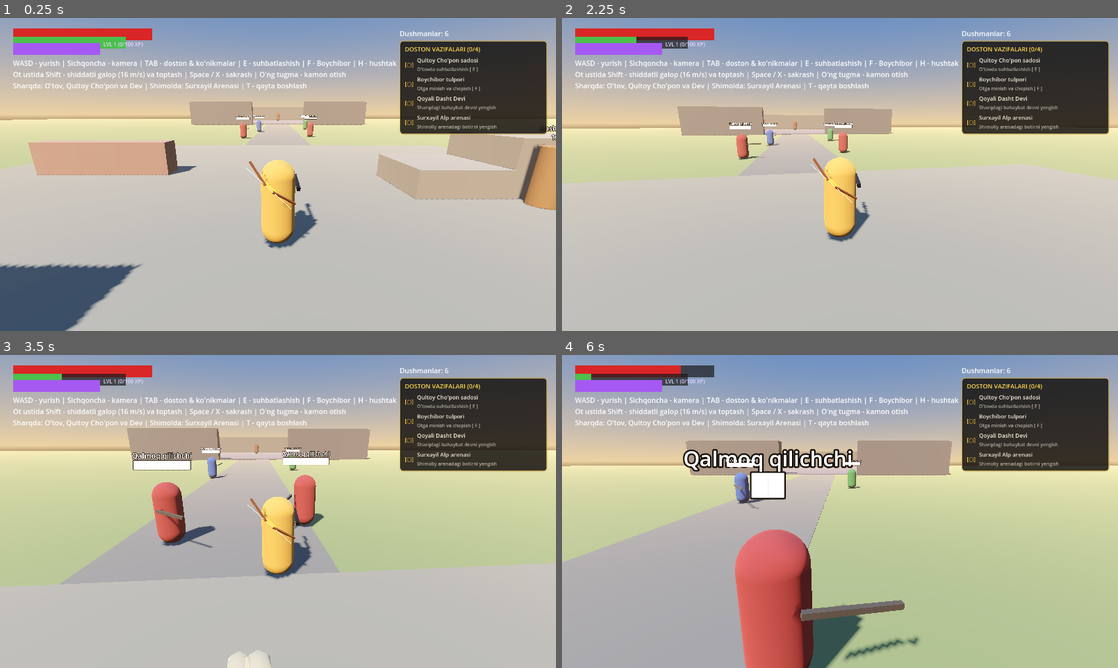
Above: before the commit, frames 1-4 (two rows, left to right).
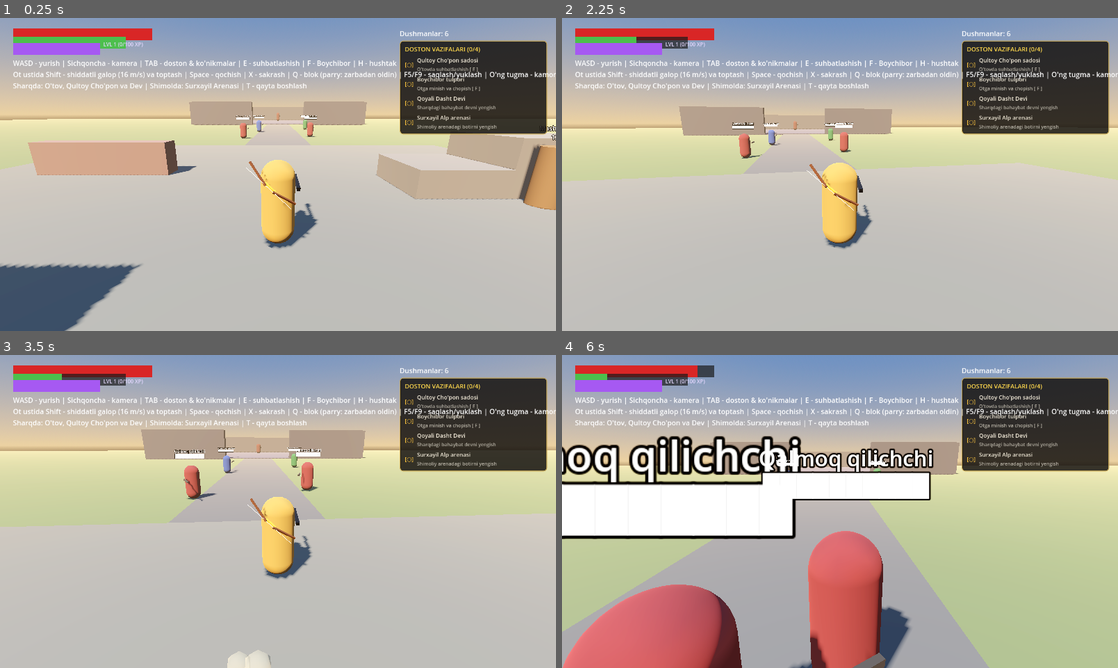
Above: after the commit, the same moments.

Repository: sardorergashev09uzb-commits/yangi
Game: Godot game, scene res://scenes/main.tscn
Two runs of this game, one before a commit and one after it. Both use one fixed random seed, a clock stepped at 60 frames per second and the inputs below.
Inputs (mouse positions are in pixels of both pictures, inside the frame that each line leads up to):
- Up to frame 1 (0.25 s): no input
- Up to frame 2 (2.25 s): tap Enter at 0.5 s; move the mouse to (867, 174) at 0.52 s; hold Right mouse button (aim) 0.53-1.28 s; hold W (move_forward) from 0.53 s (still down); click (867, 174) at 0.67 s; tap X (jump) at 0.77, 1.52 s; tap Space (dodge) at 0.8, 1.35 s; move the mouse to (812, 174) at 1.27 s; tap Q (block, bound only after the commit) at 1.55 s; move the mouse to (851, 168) at 2.02 s; hold Q (block, bound only after the commit) from 2.03 s (still down)
- Up to frame 3 (3.5 s): keep holding W (move_forward); right-click (289, 505) at 2.3 s; move the mouse to (272, 517) at 2.77 s; release Q (block, bound only after the commit) at 2.78 s; right-click (272, 517) at 2.85 s; click (272, 517) at 2.92 s; tap X (jump) at 3.02 s; tap Space (dodge) at 3.05 s
- Up to frame 4 (6 s): move the mouse to (878, 514) at 3.52 s; hold Q (block, bound only after the commit) 3.53-4.28 s; tap R (attack_heavy) at 3.6 s; tap X (jump) at 3.77, 4.52 s; move the mouse to (795, 508) at 4.27 s; click (795, 508) at 4.35 s; right-click (795, 508) at 4.55 s; move the mouse to (845, 511) at 5.02 s; tap Space (dodge) at 5.1 s; click (845, 511) at 5.17 s; move the mouse to (817, 505) at 5.77 s; release W (move_forward) at 5.78 s; hold D (move_right) from 5.78 s (still down); tap F (interact) at 5.85 s

The runs differ from the first frame. In frame 1, 0.5% of the frame differs, in the area x 38-100%, y 17-20%; in frame 2, 2.3%; in frame 3, 15%; in frame 4, 43%, in the area x 0-100%, y 3-100%.

Commit message:
10-bosqich: Blok va parry tizimi (Q), saqlash/yuklash (F5/F9, avtosaqlash), yangi testlar

Diff:
--- a/project.godot
+++ b/project.godot
@@ -13,6 +13,7 @@
 InputSetup="*res://scripts/autoload/input_setup.gd"
 FX="*res://scripts/autoload/fx.gd"
 Audio="*res://scripts/autoload/audio_manager.gd"
+SaveGame="*res://scripts/autoload/save_game.gd"
 
 [display]
 
--- a/scripts/autoload/input_setup.gd
+++ b/scripts/autoload/input_setup.gd
@@ -15,6 +15,7 @@
 	_action("sprint", [_key(KEY_SHIFT)], [_button(JOY_BUTTON_LEFT_STICK)])
 	_action("attack_light", [_mouse(MOUSE_BUTTON_LEFT)], [_button(JOY_BUTTON_X), _axis(JOY_AXIS_TRIGGER_RIGHT, 1.0)])
 	_action("attack_heavy", [_key(KEY_R)], [_button(JOY_BUTTON_Y)])
+	_action("block", [_key(KEY_Q)], [_button(JOY_BUTTON_LEFT_SHOULDER)])
 	_action("aim", [_mouse(MOUSE_BUTTON_RIGHT)], [_axis(JOY_AXIS_TRIGGER_LEFT, 1.0)])
 	_action("interact", [_key(KEY_F)], [_button(JOY_BUTTON_Y)])
 	_action("talk", [_key(KEY_E)], [_button(JOY_BUTTON_X)])
--- /dev/null
+++ b/scripts/autoload/save_game.gd
@@ -0,0 +1,157 @@
+extends Node
+## Saqlash tizimi: F5 - tezkor saqlash, F9 - yuklash. Vazifa bajarilganda va level oshganda avtomatik saqlanadi.
+## Saqlanadi: level/XP/ko'nikmalar, vazifalar, o'yinchi joyi va salomatligi.
+
+const SAVE_PATH := "user://alpomish_save.json"
+const VERSION := 1
+
+var _connected := false
+var _poll := 0.0
+
+
+func _process(delta: float) -> void:
+	if _connected:
+		return
+	_poll += delta
+	if _poll < 0.5:
+		return
+	_poll = 0.0
+	var q := get_tree().get_first_node_in_group("quest_system")
+	var p := get_tree().get_first_node_in_group("progression")
+	if q == null or p == null:
+		return
+	q.quest_state_changed.connect(func(_id: String, _done: bool) -> void: _autosave.call_deferred())
+	p.level_up.connect(func(_l: int, _s: int) -> void: _autosave.call_deferred())
+	_connected = true
+
+
+func _unhandled_input(event: InputEvent) -> void:
+	if event is InputEventKey and event.pressed and not event.echo:
+		if event.keycode == KEY_F5:
+			if save_game():
+				_banner("O'YIN SAQLANDI", "Tezkor saqlash [ F5 ] | Yuklash [ F9 ]")
+		elif event.keycode == KEY_F9:
+			if load_game():
+				_banner("O'YIN YUKLANDI", "Saqlangan holatdan davom etmoqdasiz")
+			else:
+				_banner("SAQLASH TOPILMADI", "Avval [ F5 ] bilan saqlang")
+
+
+func has_save() -> bool:
+	return FileAccess.file_exists(SAVE_PATH)
+
+
+func collect_state() -> Dictionary:
+	var data := {"version": VERSION}
+	var prog = get_tree().get_first_node_in_group("progression")
+	if prog:
+		data["progression"] = {
+			"level": prog.level, "xp": prog.xp, "next_level_xp": prog.next_level_xp,
+			"skill_points": prog.skill_points, "unlocked_skills": prog.unlocked_skills.duplicate(),
+		}
+	var qs = get_tree().get_first_node_in_group("quest_system")
+	if qs:
+		var done := {}
+		for id in qs.quests.keys():
+			done[id] = qs.quests[id].completed
+		data["quests"] = done
+	var player = get_tree().get_first_node_in_group("player")
+	if player:
+		var pos: Vector3 = player.global_position
+		data["player"] = {"pos": [pos.x, pos.y, pos.z], "health": player.health}
+	return data
+
+
+func save_game() -> bool:
+	var f := FileAccess.open(SAVE_PATH, FileAccess.WRITE)
+	if f == null:
+		push_warning("Saqlab bo'lmadi: %s" % error_string(FileAccess.get_open_error()))
+		return false
+	f.store_string(JSON.stringify(collect_state()))
+	return true
+
+
+func read_save() -> Dictionary:
+	if not has_save():
+		return {}
+	var parsed = JSON.parse_string(FileAccess.get_file_as_string(SAVE_PATH))
+	return parsed if parsed is Dictionary else {}
+
+
+func load_game() -> bool:
+	var data := read_save()
+	if data.is_empty():
+		return false
+	apply_state(data)
+	return true
+
+
+func apply_state(data: Dictionary) -> void:
+	var player = get_tree().get_first_node_in_group("player")
+	var prog = get_tree().get_first_node_in_group("progression")
+	var qs = get_tree().get_first_node_in_group("quest_system")
+
+	if prog and data.has("progression"):
+		var d: Dictionary = data["progression"]
+		prog.level = int(d.get("level", 1))
+		prog.xp = int(d.get("xp", 0))
+		prog.next_level_xp = int(d.get("next_level_xp", 100))
+		prog.skill_points = int(d.get("skill_points", 0))
+		# Ko'nikmalarni noldan qayta qo'llash (statlar ikki marta oshib ketmasligi uchun)
+		if player:
+			player.max_health = 100.0
+			player.max_stamina = 100.0
+			player.stamina_regen = 28.0
+		var saved: Dictionary = d.get("unlocked_skills", {})
+		for sid in prog.unlocked_skills.keys():
+			prog.unlocked_skills[sid] = bool(saved.get(sid, false))
+			if prog.unlocked_skills[sid]:
+				prog._apply_skill_to_player(sid)
+		prog.xp_gained.emit(prog.xp, prog.next_level_xp)
+
+	if qs and data.has("quests"):
+		var done: Dictionary = data["quests"]
+		for id in qs.quests.keys():
+			var c := bool(done.get(id, false))
+			qs.quests[id].completed = c
+			qs.quest_state_changed.emit(id, c)
+		_sync_world(qs)
+
+	if player and data.has("player"):
+		var pd: Dictionary = data["player"]
+		var p: Array = pd.get("pos", [0, 0.1, 0])
+		player.global_position = Vector3(p[0], p[1] + 0.2, p[2])
+		player.velocity = Vector3.ZERO
+		player.health = clampf(float(pd.get("health", player.max_health)), 1.0, player.max_health)
+		player.stamina = player.max_stamina
+		player.health_changed.emit(player.health, player.max_health)
+		player.stamina_changed.emit(player.stamina, player.max_stamina)
+		if player.rig:
+			player.rig.global_position = player.global_position + Vector3.UP * player.rig.height
+
+
+## Yengilgan dushmanlar dunyoda qayta paydo bo'lmasligi uchun
+func _sync_world(qs: Node) -> void:
+	var arena := get_tree().current_scene
+	if arena == null:
+		return
+	if qs.is_quest_completed("boss"):
+		var boss = arena.get("_boss")
+		if boss and is_instance_valid(boss):
+			boss.queue_free()
+		if arena.has_method("_on_boss_defeated"):
+			arena._on_boss_defeated()
+	if qs.is_quest_completed("giant"):
+		var giant = arena.get("_giant")
+		if giant and is_instance_valid(giant):
+			giant.queue_free()
+
+
+func _autosave() -> void:
+	save_game()
+
+
+func _banner(title: String, sub: String) -> void:
+	var qs = get_tree().get_first_node_in_group("quest_system")
+	if qs:
+		qs.banner_requested.emit(title, sub)
--- a/scripts/enemies/enemy.gd
+++ b/scripts/enemies/enemy.gd
@@ -372,6 +372,24 @@
 	_timer = 0.7 if knockback >= 8.0 else 0.4
 
 
+## Parry: dushman muvozanatini yo'qotadi va uzoqroq larzaga tushadi
+func get_parried(from_pos: Vector3) -> void:
+	if state == State.DEAD:
+		return
+	_release_token()
+	_weapon.rotation_degrees.x = 0.0
+	_mat.emission_energy_multiplier = 0.0
+	var away := global_position - from_pos
+	away.y = 0.0
+	if away.length() > 0.01:
+		away = away.normalized()
+		velocity.x = away.x * 4.0
+		velocity.z = away.z * 4.0
+	FX.popup(global_position + Vector3.UP * 2.3, 0.0, Color(0.5, 0.9, 1.0))
+	state = State.STAGGER
+	_timer = 1.3
+
+
 func _die() -> void:
 	state = State.DEAD
 	_release_token()
--- a/scripts/player/player.gd
+++ b/scripts/player/player.gd
@@ -7,7 +7,7 @@
 signal died
 signal respawned
 
-enum State { NORMAL, DODGE, ATTACK, HURT, DEAD }
+enum State { NORMAL, DODGE, ATTACK, HURT, DEAD, BLOCK }
 
 # Jang ma'lumotlari: vaqtlar soniyada. swing: 0 - chapga, 1 - o'ngga, 2 - tepadan pastga
 const LIGHT_COMBO := [
@@ -18,6 +18,10 @@
 const HEAVY := {"damage": 50.0, "windup": 0.38, "active": 0.16, "recover": 0.48, "lunge": 5.0, "swing": 2, "cost": 25.0}
 const BOW_DRAW_TIME := 0.8
 const BOW_COST := 8.0
+const PARRY_WINDOW := 0.2      # Blok boshlanishidan keyingi "parry" oynasi (soniya)
+const BLOCK_REDUCTION := 0.25  # Blokda o'tadigan zarar ulushi
+const BLOCK_STAMINA_MULT := 0.9
+const BLOCK_ARC_DEG := 110.0   # Old tomondan himoya burchagi
 
 @export_group("Harakat")
 @export var run_speed := 5.5
@@ -72,6 +76,10 @@
 var _buffer_light := 0.0
 var _buffer_heavy := 0.0
 var _drawing := false
+var _block_time := 0.0
+var is_blocking: bool:
+	get:
+		return state == State.BLOCK
 
 var _bow_back: Node3D
 var _bow_hand: Node3D
@@ -122,6 +130,8 @@
 			_attack_tick(delta)
 		State.HURT:
 			_hurt(delta)
+		State.BLOCK:
+			_block(delta)
 		State.DEAD:
 			velocity.x = 0.0
 			velocity.z = 0.0
@@ -179,6 +189,11 @@
 		_try_mount_horse()
 	elif Input.is_action_just_pressed("whistle"):
 		_whistle_horse()
+
+	if Input.is_action_pressed("block") and not aiming and is_on_floor() and stamina >= 1.0:
+		_cancel_bow()
+		_start_block()
+		return
 
 	if aiming:
 		_bow(delta)
@@ -471,6 +486,93 @@
 		weapon.rotation_degrees = end.lerp(Vector3.ZERO, t)
 
 
+# ---------------------------------------------------------------- Blok va parry
+
+func _start_block() -> void:
+	state = State.BLOCK
+	_block_time = 0.0
+	_face(_cam_forward(), 1.0 / 60.0, true)
+
+
+func _block(delta: float) -> void:
+	_block_time += delta
+	_face(_cam_forward(), delta, true)
+	velocity.x = move_toward(velocity.x, 0.0, 40.0 * delta)
+	velocity.z = move_toward(velocity.z, 0.0, 40.0 * delta)
+	velocity.y -= gravity * delta
+	model.scale = Vector3(1.0, 0.92, 1.0) if _block_time > PARRY_WINDOW else Vector3(1.05, 0.96, 1.05)
+	# Blokdan qochish
+	if Input.is_action_just_pressed("dodge") and stamina >= dodge_cost and is_on_floor():
+		_end_block()
+		var di := Input.get_vector("move_left", "move_right", "move_forward", "move_back")
+		var dd := Vector3(di.x, 0.0, di.y).rotated(Vector3.UP, rig.yaw)
+		_start_dodge(dd if dd.length() > 0.1 else -_cam_forward())
+		return
+	if not Input.is_action_pressed("block") or stamina < 1.0 or not is_on_floor():
+		_end_block()
+
+
+func _end_block() -> void:
+	if state == State.BLOCK:
+		state = State.NORMAL
+	model.scale = Vector3.ONE
+
+
+## Zarba old tomondan kelganmi (himoya burchagi ichida)
+func _covers(from_pos: Vector3) -> bool:
+	var to := from_pos - global_position
+	to.y = 0.0
+	if to.length() < 0.05:
+		return true
+	var facing := Vector3(-sin(model.rotation.y), 0.0, -cos(model.rotation.y))
+	return facing.angle_to(to) <= deg_to_rad(BLOCK_ARC_DEG * 0.5)
+
+
+## Blok/parry hisobga olingandan keyin o'yinchiga o'tadigan zarar miqdori.
+func _try_block(amount: float, from_pos: Vector3) -> float:
+	if state != State.BLOCK or not _covers(from_pos):
+		return amount
+	var spark_pos := global_position + Vector3(0, 1.1, 0) + (from_pos - global_position).normalized() * 0.6
+	if _block_time <= PARRY_WINDOW:
+		# Mukammal parry: zarar yo'q, hujum qilgan dushman larzaga tushadi
+		FX.hit_stop(0.12)
+		FX.sparks(spark_pos, Vector3.UP, Color(0.5, 0.9, 1.0), 22)
+		FX.popup(global_position + Vector3.UP * 2.3, 0.0, Color(0.5, 0.9, 1.0))
+		Audio.play_heavy_hit()
+		rig.shake(0.2)
+		stamina = minf(stamina + 15.0, max_stamina)
+		stamina_changed.emit(stamina, max_stamina)
+		_stagger_attacker(from_pos)
+		return 0.0
+	var cost := amount * BLOCK_STAMINA_MULT
+	FX.hit_stop(0.05)
+	FX.sparks(spark_pos, Vector3.UP, Color(1.0, 0.9, 0.6), 10)
+	Audio.play_hit()
+	rig.shake(0.15)
+	if stamina >= cost:
+		_use_stamina(cost)
+		return 0.0  # Kuch yetarli: zarar to'liq to'sildi
+	# Himoya sinishi: kuch tugaydi, zarar qisman o'tadi
+	var leftover := amount * (1.0 - stamina / maxf(cost, 0.01)) + amount * BLOCK_REDUCTION
+	_use_stamina(stamina)
+	_end_block()
+	return minf(leftover, amount)
+
+
+func _stagger_attacker(from_pos: Vector3) -> void:
+	var best: Node = null
+	var best_d := 3.0
+	for e in get_tree().get_nodes_in_group("enemies"):
+		if not is_instance_valid(e) or not e.has_method("get_parried"):
+			continue
+		var d: float = e.global_position.distance_to(from_pos)
+		if d < best_d:
+			best_d = d
+			best = e
+	if best:
+		best.get_parried(global_position)
+
+
 # ---------------------------------------------------------------- Qochish
 
 func _start_dodge(dir: Vector3) -> void:
@@ -503,13 +605,17 @@
 func take_damage(amount: float, from_pos: Vector3, knockback := 5.0) -> void:
 	if invulnerable or state == State.DEAD:
 		return
+	amount = _try_block(amount, from_pos)
+	if amount <= 0.0:
+		return
 	health = maxf(health - amount, 0.0)
 	health_changed.emit(health, max_health)
 	FX.hit_stop(0.05)
 	rig.shake(0.35)
 	_cancel_bow()
 	_end_attack()
-	model.scale.y = 1.0
+	_end_block()
+	model.scale = Vector3.ONE
 	_dodge_invuln = false
 	if health <= 0.0:
 		_die()
--- a/scripts/ui/hud.gd
+++ b/scripts/ui/hud.gd
@@ -81,7 +81,7 @@
 	var help := Label.new()
 	help.position = Vector2(30, 92)
 	help.text = "WASD - yurish | Sichqoncha - kamera | TAB - doston & ko'nikmalar | E - suhbatlashish | F - Boychibor | H - hushtak\n" \
-			+ "Ot ustida Shift - shiddatli galop (16 m/s) va toptash | Space / X - sakrash | O'ng tugma - kamon otish\n" \
+			+ "Ot ustida Shift - shiddatli galop (16 m/s) va toptash | Space - qochish | X - sakrash | Q - blok (parry: zarbadan oldin) | F5/F9 - saqlash/yuklash | O'ng tugma - kamon\n" \
 			+ "Sharqda: O'tov, Qultoy Cho'pon va Dev | Shimolda: Surxayil Arenasi | T - qayta boshlash"
 	add_child(help)
 
--- /dev/null
+++ b/tests/block_save_test.gd
@@ -0,0 +1,76 @@
+extends Node
+## Headless sinov: godot --headless --path . res://tests/block_save_test.tscn
+## Blok, parry va saqlash/yuklash tizimini tekshiradi.
+
+var main: Node
+var player: Player
+
+
+func _ready() -> void:
+	main = load("res://scenes/main.tscn").instantiate()
+	add_child(main)
+	await _frames(10)
+	player = main.get_node("Player") as Player
+	player.global_position = Vector3(0, 0.1, 0)
+	await _frames(5)
+
+	# 1) Oddiy blok: kuch yetarli bo'lsa zarar yo'q (orqada emas, oldidan)
+	Input.action_press("block")
+	await _frames(20)  # parry oynasidan o'tish
+	_check(player.is_blocking, "blok holatiga o'tmadi")
+	var front := player.global_position + Vector3(-sin(player.model.rotation.y), 0, -cos(player.model.rotation.y)) * 2.0
+	var hp := player.health
+	var st := player.stamina
+	player.take_damage(20.0, front, 5.0)
+	_check(player.health == hp, "blok zararni to'smadi")
+	_check(player.stamina < st, "blok kuch sarflamadi")
+
+	# 2) Orqadan zarba blokni chetlab o'tadi
+	var back := player.global_position - (front - player.global_position)
+	player.take_damage(10.0, back, 5.0)
+	_check(player.health < hp, "orqadan zarba o'tmadi")
+	Input.action_release("block")
+	await _frames(40)
+
+	# 3) Parry: blok boshlanishidan zumda zarba
+	player.health = player.max_health
+	player.stamina = player.max_stamina
+	player._hit_invuln = 0.0
+	Input.action_press("block")
+	await _frames(3)
+	_check(player.is_blocking and player._block_time <= Player.PARRY_WINDOW, "parry oynasi yo'q")
+	hp = player.health
+	front = player.global_position + Vector3(-sin(player.model.rotation.y), 0, -cos(player.model.rotation.y)) * 2.0
+	player.take_damage(30.0, front, 5.0)
+	_check(player.health == hp, "parry zararni to'smadi")
+	Input.action_release("block")
+	await _frames(10)
+
+	# 4) Saqlash / yuklash
+	var prog = get_tree().get_first_node_in_group("progression")
+	prog.add_xp(100)
+	var lvl: int = prog.level
+	var sp: int = prog.skill_points
+	player.global_position = Vector3(5, 0.1, 5)
+	_check(SaveGame.save_game(), "saqlab bo'lmadi")
+	prog.level = 1
+	prog.skill_points = 0
+	player.global_position = Vector3(-9, 0.1, -9)
+	_check(SaveGame.load_game(), "yuklab bo'lmadi")
+	_check(prog.level == lvl and prog.skill_points == sp, "progress tiklanmadi")
+	_check(player.global_position.distance_to(Vector3(5, 0.3, 5)) < 1.0, "joylashuv tiklanmadi")
+	DirAccess.remove_absolute(SaveGame.SAVE_PATH)
+
+	print("BLOK VA SAQLASH TESTLARI MUVAFFAQIYATLI O'TDI!")
+	get_tree().quit(0)
+
+
+func _frames(n: int) -> void:
+	for i in n:
+		await get_tree().physics_frame
+
+
+func _check(ok: bool, msg: String) -> void:
+	if not ok:
+		printerr("XATO: ", msg)
+		get_tree().quit(1)
--- /dev/null
+++ b/tests/block_save_test.tscn
@@ -0,0 +1,6 @@
+[gd_scene load_steps=2 format=3]
+
+[ext_resource type="Script" path="res://tests/block_save_test.gd" id="1"]
+
+[node name="CombatTest" type="Node"]
+script = ExtResource("1")
